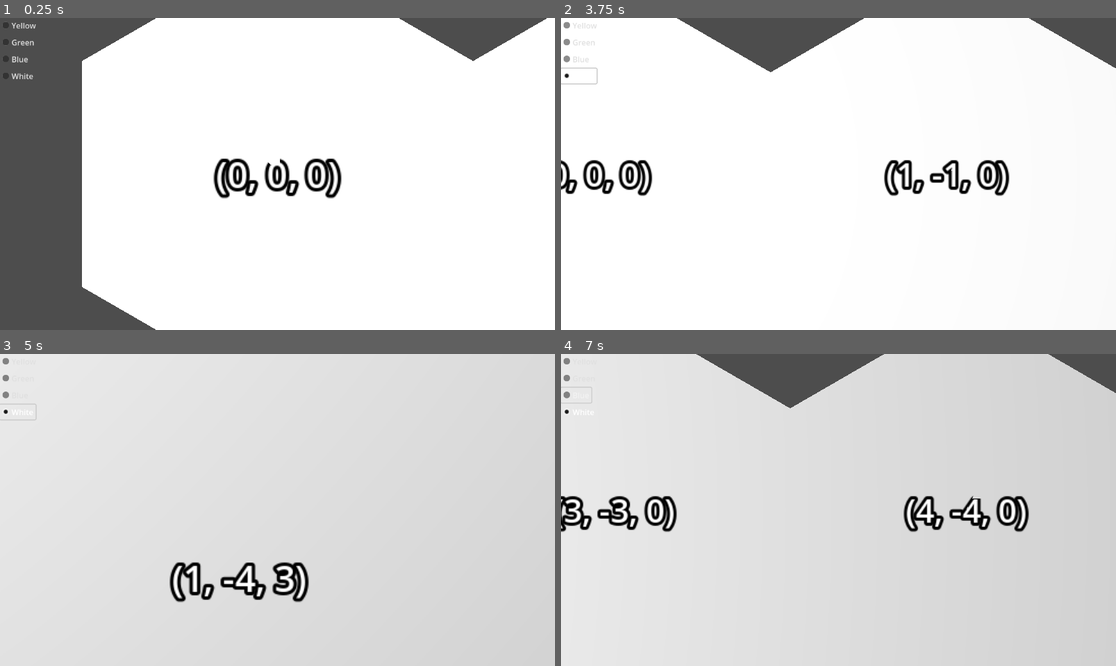
Above: before the commit, frames 1-4 (two rows, left to right).
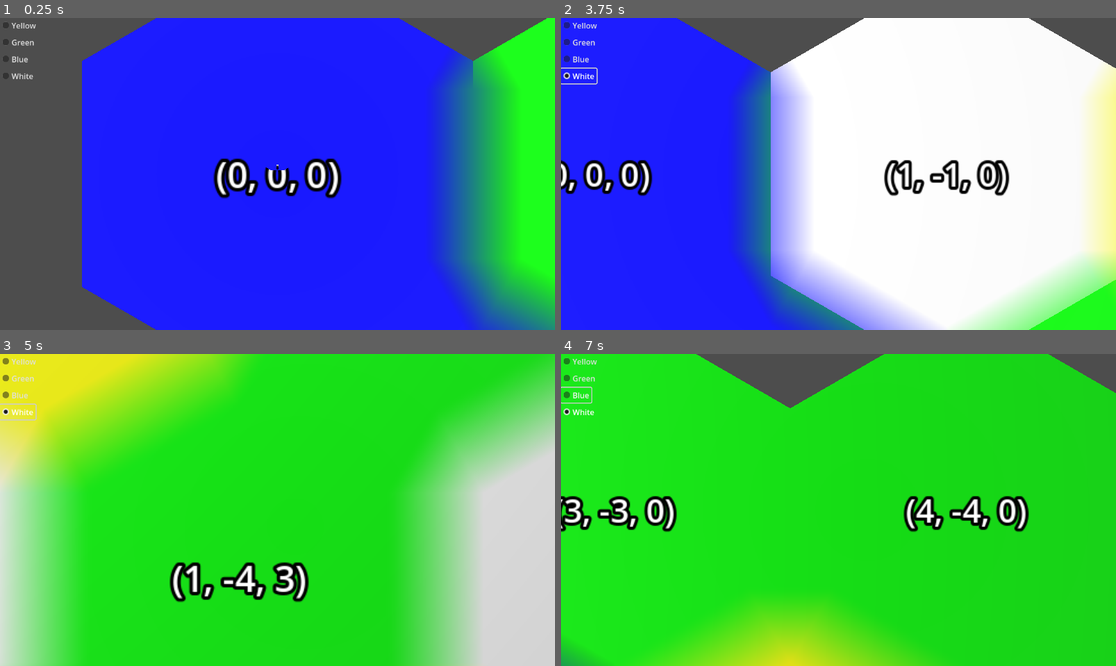
Above: after the commit, the same moments.

Repository: davepruitt/hex_map_godot
Game: Godot game, scene res://main.tscn
Two runs of this game, one before a commit and one after it. Both use one fixed random seed, a clock stepped at 60 frames per second and the inputs below.
Inputs (mouse positions are in pixels of both pictures, inside the frame that each line leads up to):
- Up to frame 1 (0.25 s): no input
- Up to frame 2 (3.75 s): click "Yellow" at 0.5 s; click "Green" at 1.25 s; click "Blue" at 2 s; click "White" at 2.75 s; tap Enter at 3.5 s; move the mouse to (960, 158) at 3.52 s; hold Right (ui_right) from 3.53 s (still down); tap Z at 3.6 s; click (960, 158) at 3.67 s
- Up to frame 3 (5 s): move the mouse to (166, 525) at 4.27 s; release Right (ui_right) at 4.28 s; hold Down (ui_down) from 4.28 s (still down); tap X at 4.35 s
- Up to frame 4 (7 s): move the mouse to (894, 441) at 5.02 s; release Down (ui_down) at 5.03 s; hold Right (ui_right) 5.03-5.78 s; tap Z at 5.1, 6.6 s; move the mouse to (810, 572) at 5.77 s; hold Up (ui_up) 5.78-6.53 s; tap X at 5.85 s; click (810, 572) at 5.92 s; move the mouse to (1005, 556) at 6.52 s; hold Left (ui_left) from 6.53 s (still down)

The runs differ from the first frame. In frame 1, 80% of the frame differs, in the area x 14-100%, y 0-100%; in frame 2, 50%; in frame 3, 88%; in frame 4, 94%, in the area x 0-100%, y 0-100%.

Commit message:
Color blending between hexes is now working (section 3 of tutorial 2)

Diff:
--- a/hex_project_godot/hex_cell.gd
+++ b/hex_project_godot/hex_cell.gd
@@ -15,6 +15,10 @@
 	Vector3(-INNER_RADIUS, 0, 0.5 * OUTER_RADIUS),
 	Vector3(0, 0, OUTER_RADIUS),
 ]
+
+const SOLID_FACTOR: float = 0.75
+
+const BLEND_FACTOR: float = 1.0 - SOLID_FACTOR
 
 #endregion
 
@@ -76,6 +80,9 @@
 	#Regenerate the hex mesh
 	_create_mesh()
 
+func regenerate_mesh_no_changes () -> void:
+	_create_mesh()
+
 #endregion
 
 #region Private methods
@@ -117,11 +124,22 @@
 	st.set_color(c3)
 	st.add_vertex(v3)
 
+func _add_quad (st: SurfaceTool, v1: Vector3, v2: Vector3, v3: Vector3, v4: Vector3, c1: Color, c2: Color, c3: Color, c4: Color) -> void:
+	_add_triangle(st, v1, v2, v3, c1, c2, c3)
+	_add_triangle(st, v2, v4, v3, c2, c4, c3)
+
 func _add_triangle_from_direction (st: SurfaceTool, direction: HexDirectionsClass.HexDirections) -> void:
 	#Calculate the Vector3 positions for the vertices of the triangle
 	var center = Vector3.ZERO
-	var p1 = center + get_first_corner(direction)
-	var p2 = center + get_second_corner(direction)
+	var p1 = center + get_first_solid_corner(direction)
+	var p2 = center + get_second_solid_corner(direction)
+
+	var bridge = get_bridge(direction)
+	var p3 = p1 + bridge
+	var p4 = p2 + bridge
+
+	var p5 = center + get_first_corner(direction)
+	var p6 = center + get_second_corner(direction)
 
 	#Get the previous neighbor
 	var previous_direction = HexDirectionsClass.previous(direction)
@@ -141,11 +159,18 @@
 		next_cell = self
 
 	#Determine the edge color
-	var p1_color = (hex_color + previous_cell.hex_color + neighbor_cell.hex_color) / 3.0
-	var p2_color = (hex_color + neighbor_cell.hex_color + next_cell.hex_color) / 3.0
+	var p1_color = hex_color
+	var p2_color = hex_color
+	var bridge_color = (hex_color + neighbor_cell.hex_color) * 0.5
+
+	var p5_color = (hex_color + previous_cell.hex_color + neighbor_cell.hex_color) / 3.0
+	var p6_color = (hex_color + neighbor_cell.hex_color + next_cell.hex_color) / 3.0
 
 	#Add the triangle
-	_add_triangle(st, center, p2, p1, hex_color, p2_color, p1_color)
+	_add_triangle(st, center, p2, p1, hex_color, hex_color, hex_color)
+	_add_quad(st, p1, p2, p3, p4, p1_color, p2_color, bridge_color, bridge_color)
+	_add_triangle(st, p1, p3, p5, p1_color, bridge_color, p5_color)
+	_add_triangle(st, p2, p6, p4, p2_color, p6_color, bridge_color)
 
 #endregion
 
@@ -157,4 +182,13 @@
 static func get_second_corner (direction: HexDirectionsClass.HexDirections) -> Vector3:
 	return CORNERS[int(direction) + 1]
 
+static func get_first_solid_corner (direction: HexDirectionsClass.HexDirections) -> Vector3:
+	return CORNERS[int(direction)] * SOLID_FACTOR
+
+static func get_second_solid_corner (direction: HexDirectionsClass.HexDirections) -> Vector3:
+	return CORNERS[int(direction) + 1] * SOLID_FACTOR
+
+static func get_bridge (direction: HexDirectionsClass.HexDirections) -> Vector3:
+	return (CORNERS[int(direction)] + CORNERS[int(direction) + 1]) * 0.5 * BLEND_FACTOR
+
 #endregion
--- a/hex_project_godot/hex_grid.gd
+++ b/hex_project_godot/hex_grid.gd
@@ -22,6 +22,10 @@
 ## This is a list that contains each HexCell object in the grid
 var _hex_cells = []
 
+var _hex_colors : Array[Color] = [Color.YELLOW, Color.GREEN, Color.BLUE, Color.WHITE]
+
+var _rng = RandomNumberGenerator.new()
+
 #endregion
 
 #region Method overrides
@@ -40,6 +44,9 @@
 
 			#Increment i
 			i += 1
+
+	for j in range(0, len(_hex_cells)):
+		_hex_cells[j].regenerate_mesh_no_changes()
 
 
 # Called every frame. 'delta' is the elapsed time since the previous frame.
@@ -110,7 +117,9 @@
 				hex_cell.set_neighbor(HexDirectionsClass.HexDirections.SE, _hex_cells[i - width + 1])
 
 	#Set the color of the hex cell
-	hex_cell.hex_color = default_hex_color
+	var idx = _rng.randi_range(0, 3)
+	hex_cell.hex_color = _hex_colors[idx]
+	#hex_cell.hex_color = default_hex_color
 
 	#Set the position of the hex cell in the scene
 	hex_cell.position = hex_position
